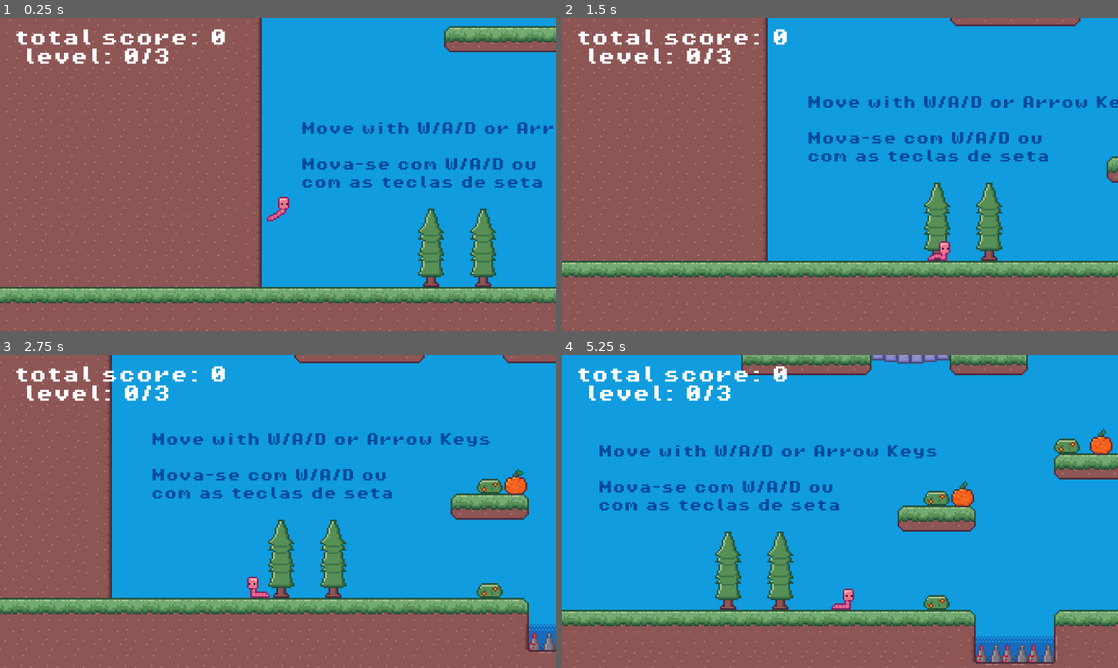
Above: before the commit, frames 1-4 (two rows, left to right).
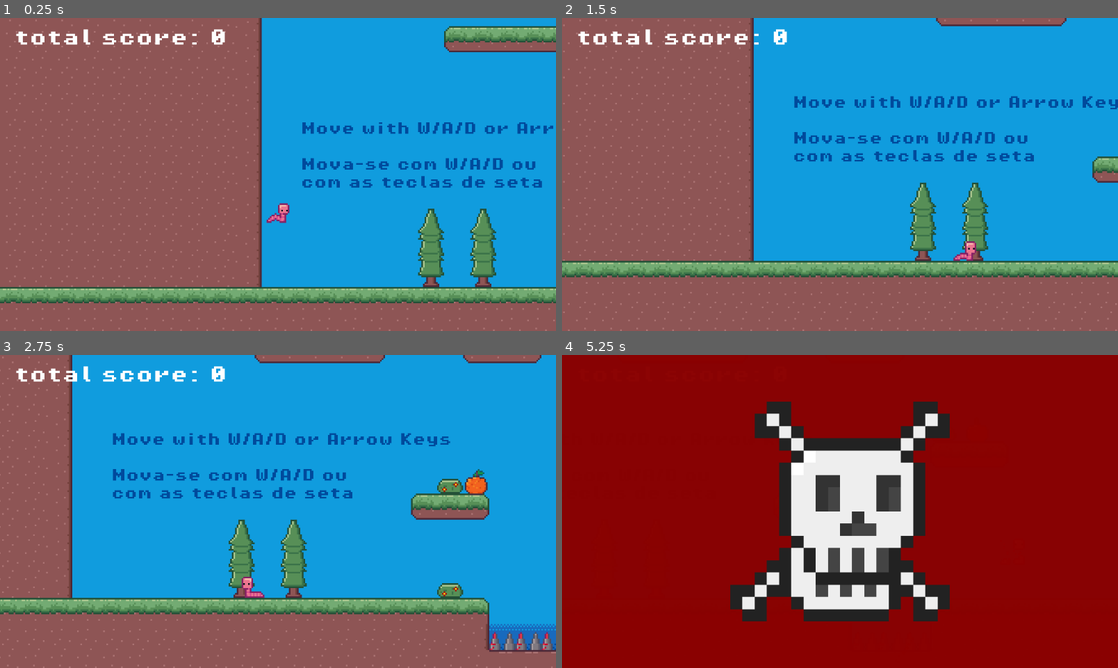
Above: after the commit, the same moments.

Repository: TheGBO/worminhoca
Game: Godot game, scene res://level/level_1.tscn
Same seed, same stepped clock (60 frames per second), same inputs: the game is played once before the commit and once after it.
Inputs:
- Up to frame 1 (0.25 s): no input
- Up to frame 2 (1.5 s): hold D (mv_right) from 0.53 s (still down); tap Space (jump) at 0.6, 0.77, 1.07, 1.35 s
- Up to frame 3 (2.75 s): tap Space (jump) at 1.52, 1.82, 2.1 s; release D (mv_right) at 2.03 s; hold A (mv_left) from 2.03 s (still down)
- Up to frame 4 (5.25 s): release A (mv_left) at 2.78 s; hold D (mv_right) 2.78-4.28 s; tap Space (jump) at 2.85, 3.02, 3.32, 3.6, 3.77, 4.07, 4.35, 4.52, 4.82, 5.1 s; hold A (mv_left) 4.28-5.03 s; hold D (mv_right) from 5.03 s (still down)

The runs differ from the first frame. In frame 1, 0.7% of the frame differs, in the area x 4-53%, y 9-66%; in frame 2, 11%; in frame 3, 19%; in frame 4, 100%, in the area x 0-100%, y 0-100%.

Commit message:
added acceleration and fixed death screen skull resolution

Diff:
--- a/common/kill_zone.gd
+++ b/common/kill_zone.gd
@@ -1,13 +1,5 @@
 extends Area2D
 
-@onready var timer = $Timer
-
-func _on_body_entered(body):
+func _on_body_entered(body : Player):
 	if body.is_in_group("Player"):
-		timer.start()
-		Engine.time_scale = 0.25
 		body.die()
-
-func _on_timer_timeout():
-	Engine.time_scale = 1
-	get_tree().reload_current_scene()
--- a/common/kill_zone.tscn
+++ b/common/kill_zone.tscn
@@ -5,8 +5,4 @@
 [node name="KillZone" type="Area2D"]
 script = ExtResource("1_t4t6b")
 
-[node name="Timer" type="Timer" parent="."]
-one_shot = true
-
 [connection signal="body_entered" from="." to="." method="_on_body_entered"]
-[connection signal="timeout" from="Timer" to="." method="_on_timer_timeout"]
--- a/common/level_game_manager.gd
+++ b/common/level_game_manager.gd
@@ -3,10 +3,11 @@
 
 static var score = 0
 var level_score = 0
-var level_max_score = 0
 
-@onready var level_ui = $CanvasLayer/LevelUI
-@onready var animator = $CanvasLayer/DeathUI/Animator
+@export var level_ui : Control
+@export var death_animator : AnimationPlayer
+
+@onready var death_reset_timer = $DeathResetTimer
 
 func _ready():
 	level_score = 0
@@ -18,10 +19,11 @@
 
 
 func death_procedure():
+	Engine.time_scale = 0.5
 	score -= level_score
-	animator.play("fade_in")
+	death_animator.play("fade_in")
 	debug_score()
-	print('death processed')
+	death_reset_timer.start()
 
 func _process(delta):
 	level_ui.update_score_count()
@@ -30,3 +32,9 @@
 func debug_score():
 	print('score:' + str(score))
 	print('lv_score:' + str(level_score))
+
+
+func _on_death_reset_timer_timeout():
+	Engine.time_scale = 1
+	print('death processed')
+	get_tree().reload_current_scene()
--- a/common/level_game_manager.tscn
+++ b/common/level_game_manager.tscn
@@ -1,135 +1,12 @@
-[gd_scene load_steps=8 format=3 uid="uid://bcvy1s5tfeldp"]
+[gd_scene load_steps=2 format=3 uid="uid://bcvy1s5tfeldp"]
 
 [ext_resource type="Script" path="res://common/level_game_manager.gd" id="1_e6cbp"]
-[ext_resource type="PackedScene" uid="uid://cyp8iwwrx6dq8" path="res://ui/level_ui.tscn" id="2_37oqw"]
-[ext_resource type="Texture2D" uid="uid://xt3yohtfc7gr" path="res://ui/death/skull.png" id="3_wqtfx"]
-[ext_resource type="AudioStream" uid="uid://dq3prnbh4fbe3" path="res://ui/death/dies irae.mp3" id="4_dani1"]
-
-[sub_resource type="Animation" id="Animation_wqo58"]
-length = 0.001
-tracks/0/type = "value"
-tracks/0/imported = false
-tracks/0/enabled = true
-tracks/0/path = NodePath("DarknessRect:color")
-tracks/0/interp = 1
-tracks/0/loop_wrap = true
-tracks/0/keys = {
-"times": PackedFloat32Array(0),
-"transitions": PackedFloat32Array(1),
-"update": 0,
-"values": [Color(0, 0, 0, 0)]
-}
-tracks/1/type = "value"
-tracks/1/imported = false
-tracks/1/enabled = true
-tracks/1/path = NodePath("Skull:self_modulate")
-tracks/1/interp = 1
-tracks/1/loop_wrap = true
-tracks/1/keys = {
-"times": PackedFloat32Array(0),
-"transitions": PackedFloat32Array(1),
-"update": 0,
-"values": [Color(1, 1, 1, 0)]
-}
-tracks/2/type = "value"
-tracks/2/imported = false
-tracks/2/enabled = true
-tracks/2/path = NodePath("AudioStreamPlayer:playing")
-tracks/2/interp = 1
-tracks/2/loop_wrap = true
-tracks/2/keys = {
-"times": PackedFloat32Array(0),
-"transitions": PackedFloat32Array(1),
-"update": 1,
-"values": [false]
-}
-
-[sub_resource type="Animation" id="Animation_8m6o7"]
-resource_name = "fade_in"
-tracks/0/type = "value"
-tracks/0/imported = false
-tracks/0/enabled = true
-tracks/0/path = NodePath("DarknessRect:color")
-tracks/0/interp = 1
-tracks/0/loop_wrap = true
-tracks/0/keys = {
-"times": PackedFloat32Array(0, 1),
-"transitions": PackedFloat32Array(1, 1),
-"update": 0,
-"values": [Color(0, 0, 0, 0), Color(0.54902, 0, 0, 1)]
-}
-tracks/1/type = "value"
-tracks/1/imported = false
-tracks/1/enabled = true
-tracks/1/path = NodePath("Skull:self_modulate")
-tracks/1/interp = 1
-tracks/1/loop_wrap = true
-tracks/1/keys = {
-"times": PackedFloat32Array(0, 0.3),
-"transitions": PackedFloat32Array(1, 1),
-"update": 0,
-"values": [Color(1, 1, 1, 0), Color(1, 1, 1, 1)]
-}
-tracks/2/type = "value"
-tracks/2/imported = false
-tracks/2/enabled = true
-tracks/2/path = NodePath("AudioStreamPlayer:playing")
-tracks/2/interp = 1
-tracks/2/loop_wrap = true
-tracks/2/keys = {
-"times": PackedFloat32Array(0, 0.1),
-"transitions": PackedFloat32Array(1, 1),
-"update": 1,
-"values": [false, true]
-}
-
-[sub_resource type="AnimationLibrary" id="AnimationLibrary_08bd4"]
-_data = {
-"RESET": SubResource("Animation_wqo58"),
-"fade_in": SubResource("Animation_8m6o7")
-}
 
 [node name="LevelGameManager" type="Node"]
 script = ExtResource("1_e6cbp")
 
-[node name="CanvasLayer" type="CanvasLayer" parent="."]
+[node name="DeathResetTimer" type="Timer" parent="."]
+wait_time = 2.0
+one_shot = true
 
-[node name="LevelUI" parent="CanvasLayer" node_paths=PackedStringArray("level_game_manager") instance=ExtResource("2_37oqw")]
-level_game_manager = NodePath("../..")
-
-[node name="DeathUI" type="Control" parent="CanvasLayer"]
-layout_mode = 3
-anchors_preset = 15
-anchor_right = 1.0
-anchor_bottom = 1.0
-grow_horizontal = 2
-grow_vertical = 2
-
-[node name="Animator" type="AnimationPlayer" parent="CanvasLayer/DeathUI"]
-libraries = {
-"": SubResource("AnimationLibrary_08bd4")
-}
-
-[node name="DarknessRect" type="ColorRect" parent="CanvasLayer/DeathUI"]
-self_modulate = Color(1, 0, 0, 1)
-layout_mode = 1
-anchors_preset = 15
-anchor_right = 1.0
-anchor_bottom = 1.0
-grow_horizontal = 2
-grow_vertical = 2
-color = Color(0, 0, 0, 0)
-
-[node name="Skull" type="TextureRect" parent="CanvasLayer/DeathUI"]
-self_modulate = Color(1, 1, 1, 0)
-layout_mode = 0
-offset_left = 426.0
-offset_top = 132.0
-offset_right = 830.0
-offset_bottom = 536.0
-texture = ExtResource("3_wqtfx")
-
-[node name="AudioStreamPlayer" type="AudioStreamPlayer" parent="CanvasLayer/DeathUI"]
-stream = ExtResource("4_dani1")
-volume_db = -16.0
-bus = &"UI"
+[connection signal="timeout" from="DeathResetTimer" to="." method="_on_death_reset_timer_timeout"]
--- a/level/base_level.tscn
+++ b/level/base_level.tscn
@@ -1,17 +1,106 @@
-[gd_scene load_steps=6 format=3 uid="uid://dggnw1g0o7nul"]
+[gd_scene load_steps=12 format=3 uid="uid://dggnw1g0o7nul"]
 
 [ext_resource type="PackedScene" uid="uid://bcvy1s5tfeldp" path="res://common/level_game_manager.tscn" id="1_u5r7q"]
 [ext_resource type="TileSet" uid="uid://darg4e2kyui5n" path="res://assets/tileset.tres" id="2_3186n"]
+[ext_resource type="PackedScene" uid="uid://cyp8iwwrx6dq8" path="res://ui/level_ui.tscn" id="5_0uc7x"]
+[ext_resource type="Texture2D" uid="uid://xt3yohtfc7gr" path="res://ui/death/skull.png" id="6_ni57o"]
 [ext_resource type="PackedScene" uid="uid://dwe51q20dr2gn" path="res://common/kill_zone.tscn" id="7_fy1xb"]
+[ext_resource type="AudioStream" uid="uid://dq3prnbh4fbe3" path="res://ui/death/dies irae.mp3" id="7_hdxs8"]
 [ext_resource type="PackedScene" uid="uid://c27srkutp4j4c" path="res://player/player.tscn" id="8_2lopg"]
 
 [sub_resource type="WorldBoundaryShape2D" id="WorldBoundaryShape2D_av2if"]
 distance = -74.0
 
+[sub_resource type="Animation" id="Animation_wqo58"]
+length = 0.001
+tracks/0/type = "value"
+tracks/0/imported = false
+tracks/0/enabled = true
+tracks/0/path = NodePath("DarknessRect:color")
+tracks/0/interp = 1
+tracks/0/loop_wrap = true
+tracks/0/keys = {
+"times": PackedFloat32Array(0),
+"transitions": PackedFloat32Array(1),
+"update": 0,
+"values": [Color(0, 0, 0, 0)]
+}
+tracks/1/type = "value"
+tracks/1/imported = false
+tracks/1/enabled = true
+tracks/1/path = NodePath("Skull:self_modulate")
+tracks/1/interp = 1
+tracks/1/loop_wrap = true
+tracks/1/keys = {
+"times": PackedFloat32Array(0),
+"transitions": PackedFloat32Array(1),
+"update": 0,
+"values": [Color(1, 1, 1, 0)]
+}
+tracks/2/type = "value"
+tracks/2/imported = false
+tracks/2/enabled = true
+tracks/2/path = NodePath("AudioStreamPlayer:playing")
+tracks/2/interp = 1
+tracks/2/loop_wrap = true
+tracks/2/keys = {
+"times": PackedFloat32Array(0),
+"transitions": PackedFloat32Array(1),
+"update": 1,
+"values": [false]
+}
+
+[sub_resource type="Animation" id="Animation_8m6o7"]
+resource_name = "fade_in"
+tracks/0/type = "value"
+tracks/0/imported = false
+tracks/0/enabled = true
+tracks/0/path = NodePath("DarknessRect:color")
+tracks/0/interp = 1
+tracks/0/loop_wrap = true
+tracks/0/keys = {
+"times": PackedFloat32Array(0, 0.5),
+"transitions": PackedFloat32Array(1, 1),
+"update": 0,
+"values": [Color(0, 0, 0, 0), Color(0.54902, 0, 0, 1)]
+}
+tracks/1/type = "value"
+tracks/1/imported = false
+tracks/1/enabled = true
+tracks/1/path = NodePath("Skull:self_modulate")
+tracks/1/interp = 1
+tracks/1/loop_wrap = true
+tracks/1/keys = {
+"times": PackedFloat32Array(0, 0.3),
+"transitions": PackedFloat32Array(1, 1),
+"update": 0,
+"values": [Color(1, 1, 1, 0), Color(1, 1, 1, 1)]
+}
+tracks/2/type = "value"
+tracks/2/imported = false
+tracks/2/enabled = true
+tracks/2/path = NodePath("AudioStreamPlayer:playing")
+tracks/2/interp = 1
+tracks/2/loop_wrap = true
+tracks/2/keys = {
+"times": PackedFloat32Array(0, 0.1),
+"transitions": PackedFloat32Array(1, 1),
+"update": 1,
+"values": [false, true]
+}
+
+[sub_resource type="AnimationLibrary" id="AnimationLibrary_08bd4"]
+_data = {
+"RESET": SubResource("Animation_wqo58"),
+"fade_in": SubResource("Animation_8m6o7")
+}
+
 [node name="World" type="Node2D"]
 
-[node name="LevelGameManager" parent="." instance=ExtResource("1_u5r7q")]
+[node name="LevelGameManager" parent="." node_paths=PackedStringArray("level_ui", "death_animator") instance=ExtResource("1_u5r7q")]
 unique_name_in_owner = true
+level_ui = NodePath("../UI/LevelUI")
+death_animator = NodePath("../UI/DeathUI/Animator")
 
 [node name="Fruits" type="Node" parent="."]
 
@@ -35,3 +124,52 @@
 
 [node name="Player" parent="." instance=ExtResource("8_2lopg")]
 position = Vector2(-79, -149)
+
+[node name="UI" type="CanvasLayer" parent="."]
+
+[node name="LevelUI" parent="UI" node_paths=PackedStringArray("level_game_manager") instance=ExtResource("5_0uc7x")]
+level_game_manager = NodePath("../../LevelGameManager")
+
+[node name="DeathUI" type="Control" parent="UI"]
+layout_mode = 3
+anchors_preset = 15
+anchor_right = 1.0
+anchor_bottom = 1.0
+grow_horizontal = 2
+grow_vertical = 2
+
+[node name="Animator" type="AnimationPlayer" parent="UI/DeathUI"]
+libraries = {
+"": SubResource("AnimationLibrary_08bd4")
+}
+
+[node name="DarknessRect" type="ColorRect" parent="UI/DeathUI"]
+self_modulate = Color(1, 0, 0, 1)
+layout_mode = 1
+anchors_preset = 15
+anchor_right = 1.0
+anchor_bottom = 1.0
+grow_horizontal = 2
+grow_vertical = 2
+color = Color(0, 0, 0, 0)
+
+[node name="Skull" type="TextureRect" parent="UI/DeathUI"]
+self_modulate = Color(1, 1, 1, 0)
+layout_mode = 1
+anchors_preset = 8
+anchor_left = 0.5
+anchor_top = 0.5
+anchor_right = 0.5
+anchor_bottom = 0.5
+offset_left = -202.0
+offset_top = -202.0
+offset_right = 202.0
+offset_bottom = 202.0
+grow_horizontal = 2
+grow_vertical = 2
+texture = ExtResource("6_ni57o")
+
+[node name="AudioStreamPlayer" type="AudioStreamPlayer" parent="UI/DeathUI"]
+stream = ExtResource("7_hdxs8")
+volume_db = -16.0
+bus = &"UI"
--- a/player/player.tscn
+++ b/player/player.tscn
@@ -26,7 +26,8 @@
 
 [sub_resource type="Animation" id="Animation_qlqde"]
 resource_name = "air"
-length = 0.5
+length = 2.0
+step = 0.05
 tracks/0/type = "value"
 tracks/0/imported = false
 tracks/0/enabled = true
@@ -34,10 +35,10 @@
 tracks/0/interp = 1
 tracks/0/loop_wrap = true
 tracks/0/keys = {
-"times": PackedFloat32Array(0, 0.1, 0.2, 0.3, 0.4),
-"transitions": PackedFloat32Array(1, 1, 1, 1, 1),
+"times": PackedFloat32Array(0, 0.25, 0.35),
+"transitions": PackedFloat32Array(1, 1, 1),
 "update": 1,
-"values": [10, 11, 12, 12, 13]
+"values": [10, 11, 12]
 }
 
 [sub_resource type="Animation" id="Animation_t6s1o"]
--- a/player/player_movement.gd
+++ b/player/player_movement.gd
@@ -7,28 +7,43 @@
 #shortcuts
 
 #movement variables
-const SPEED := 100.0
-const JUMP_VELOCITY := -360.0
+var min_speed = 100
+var max_speed = 125
+var speed = 100.0
+var acceleration_rate = 275
+var deceleration_rate = 750
+
+#runtime variables
+var last_direction : float
+var direction : float
+
+var jump_force = -360.0
 var gravity = ProjectSettings.get_setting("physics/2d/default_gravity")
 
 func _physics_process(delta):
-	var direction = Input.get_axis("mv_left", "mv_right")
-	set_movement(direction, delta)
+	direction = Input.get_axis("mv_left", "mv_right")
+	set_movement(delta)
 	if not parent.isDead:
 		update_sprite_visuals(direction)
 
-func set_movement(direction : float, delta : float):
+func set_movement(delta : float):
 	if not body.is_on_floor():
 		body.velocity.y += gravity * delta
 
 	if not parent.isDead:
 		if Input.is_action_just_pressed("jump") and body.is_on_floor():
-			body.velocity.y = JUMP_VELOCITY
+			body.velocity.y = jump_force
 			parent.jump_sound.play()
+
 		if direction:
-			body.velocity.x = direction * SPEED
+			last_direction = direction
+			if speed < max_speed:
+				speed += acceleration_rate * delta
+			body.velocity.x = direction * speed
 		else:
-			body.velocity.x = move_toward(body.velocity.x, 0, SPEED)
+			body.velocity.x = move_toward(body.velocity.x, 0, deceleration_rate * delta)
+			speed = min_speed
+
 
 	body.move_and_slide()
 
@@ -38,7 +53,6 @@
 	elif direction < 0:
 		sprite.flip_h = true
 
-
 	if body.is_on_floor():
 		if direction == 0:
 			parent.animator.play("idle")
--- a/project.godot
+++ b/project.godot
@@ -60,5 +60,3 @@
 [rendering]
 
 textures/canvas_textures/default_texture_filter=0
-renderer/rendering_method="gl_compatibility"
-renderer/rendering_method.mobile="gl_compatibility"
--- a/ui/level_ui.gd
+++ b/ui/level_ui.gd
@@ -3,5 +3,4 @@
 @export var level_game_manager : LevelGameManager
 
 func update_score_count():
-	if level_game_manager != null:
-		score_counter.text = "total score: " + str(level_game_manager.score) + "\n level: " + str(level_game_manager.score) + "/" + str(level_game_manager.level_max_score)
+	score_counter.text = "total score: " + str(level_game_manager.score)
--- a/world/pickup/pickup.gd
+++ b/world/pickup/pickup.gd
@@ -4,9 +4,6 @@
 @onready var animation_player = $AnimationPlayer
 @export var value : int = 1
 
-func _ready():
-	level_game_manager.level_max_score += value
-
 func _on_body_entered(body):
 	if body.is_in_group("Player"):
 		animation_player.play("pickup")
Not shown, changed: export_presets.cfg
Binary file changed: player/worm.png
